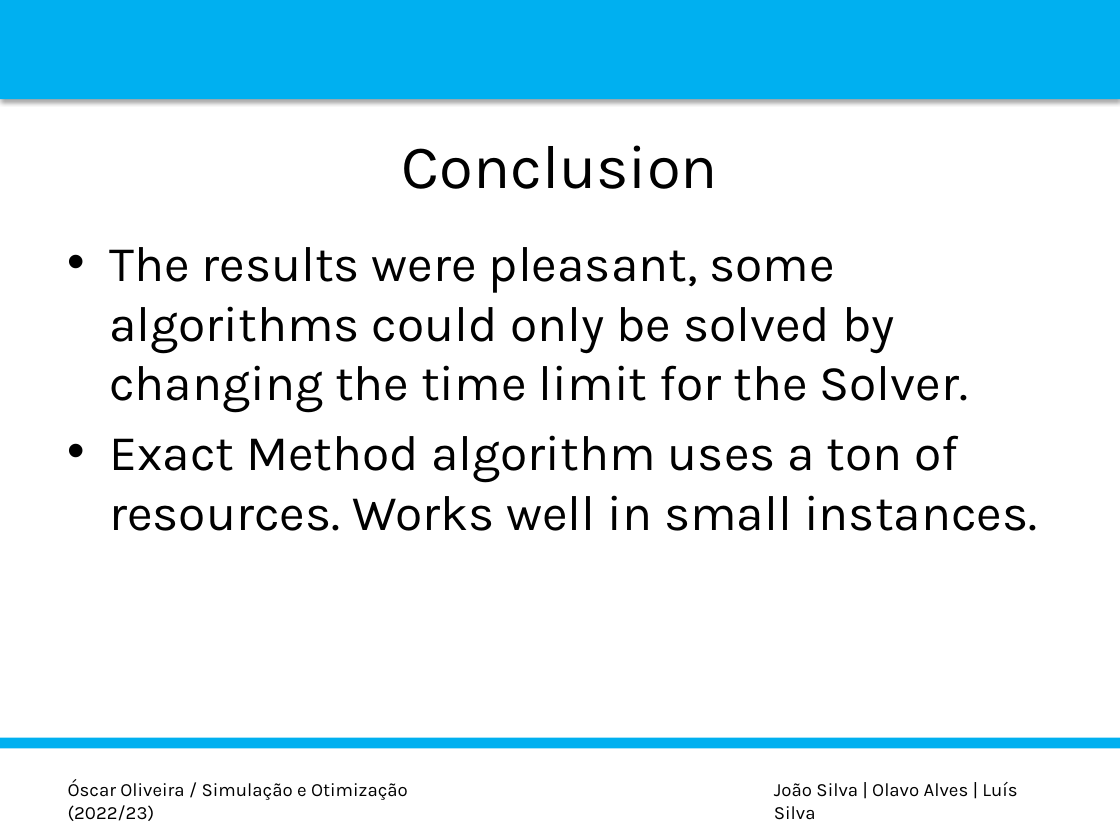
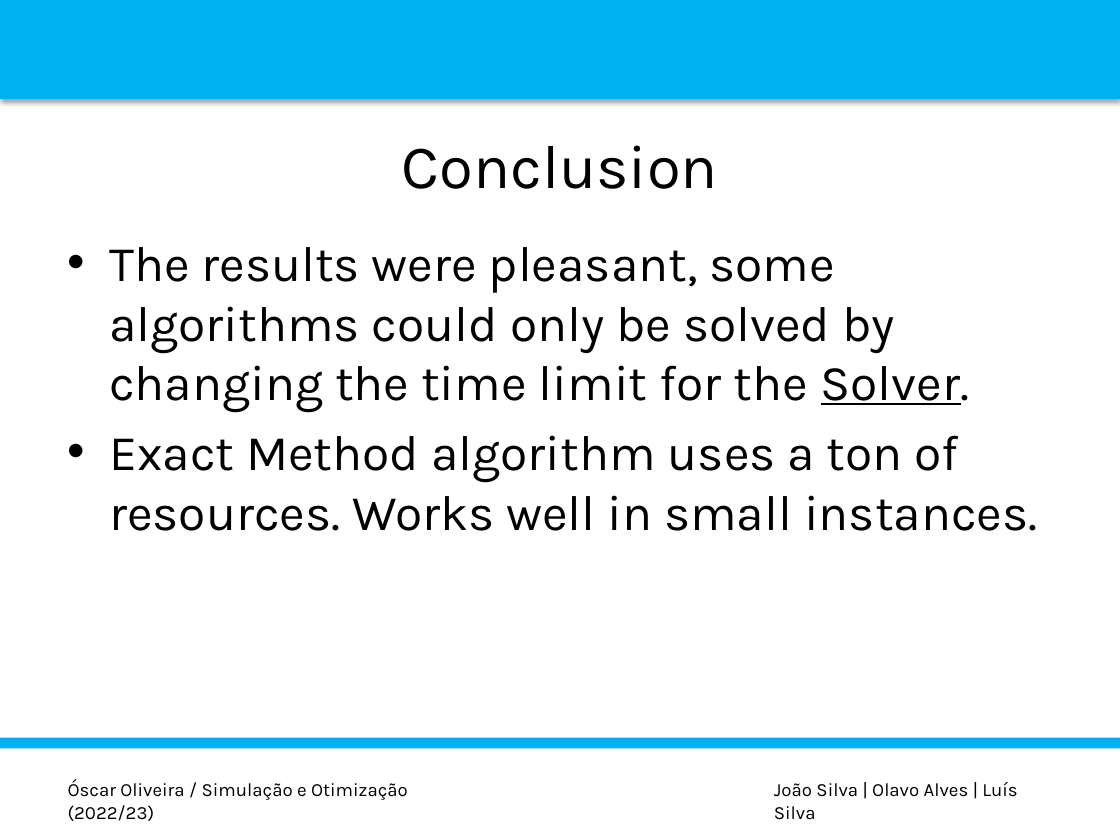
Before and after one commit to luispedro30/SO_trabalho, a slide deck: slide 15 of P_POINT_SO.pptx (slide 8 before the commit). Drawn at 1120x840 pixels with LibreOffice and Linux fonts; fonts in the diff are those of the drawing; background and template pictures are left out. Boxes give left, top, right and bottom in pixels: in the first picture for what was removed or moved away, otherwise in the second. Text is boxed around its words. In the diff, an @@ line names an element or a change of style, - is before the commit and + after.

```diff
--- a/P_POINT_SO.pptx
+++ b/P_POINT_SO.pptx
@@ text at <box>109,247,970,413</box>: underline on in "Solver." @@
```
Also in this commit, not shown: 5 other slides changed, 7 slides added, 1 other file.
